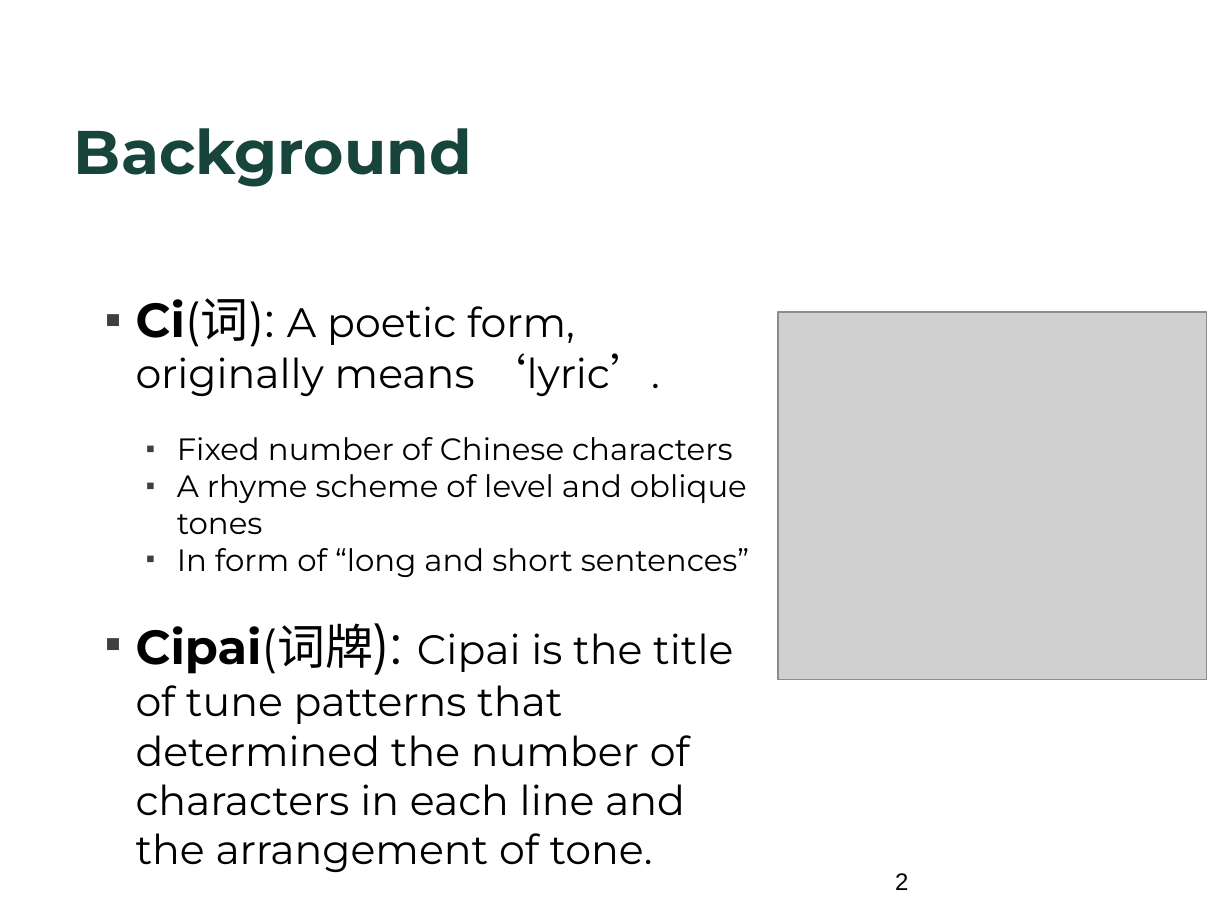
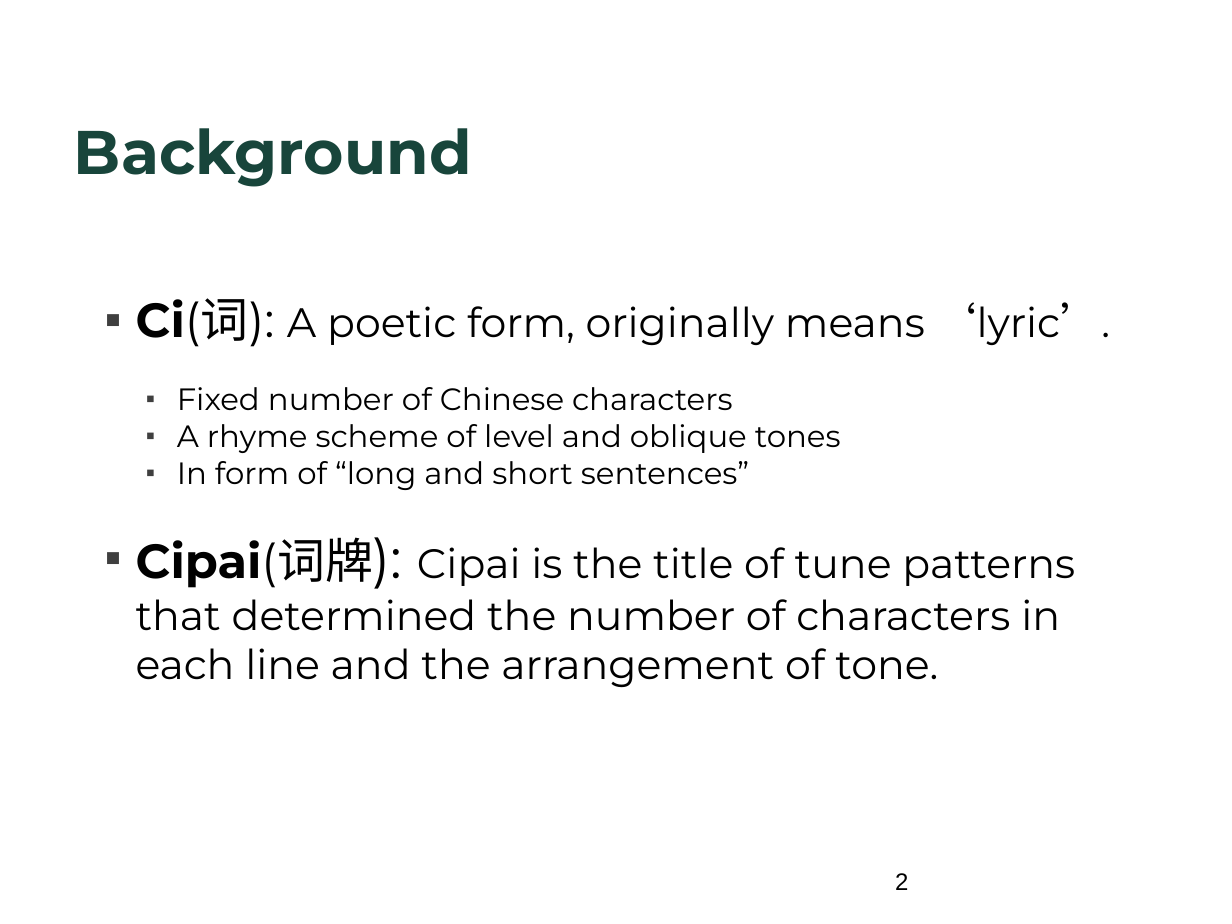
Before and after one commit to Strideradu/17spr_wang_zhu_du, a slide deck: slide 2 of Wei-GA.pptx. Drawn at 1232x924 pixels with LibreOffice and Linux fonts; fonts in the diff are those of the drawing; grey boxes stand for pictures; background and template pictures are left out. Boxes give left, top, right and bottom in pixels: in the first picture for what was removed or moved away, otherwise in the second. Text is boxed around its words. In the diff, an @@ line names an element or a change of style, - is before the commit and + after.

```diff
--- a/Wei-GA.pptx
+++ b/Wei-GA.pptx
@@ text "Ci(词): A poetic form, originally ..." rewrapped from (136,298,749,816) to (136,298,1110,687) @@
@@ picture removed at (779,312,1207,679) @@
```
Also in this commit, not shown: 8 other slides changed.
